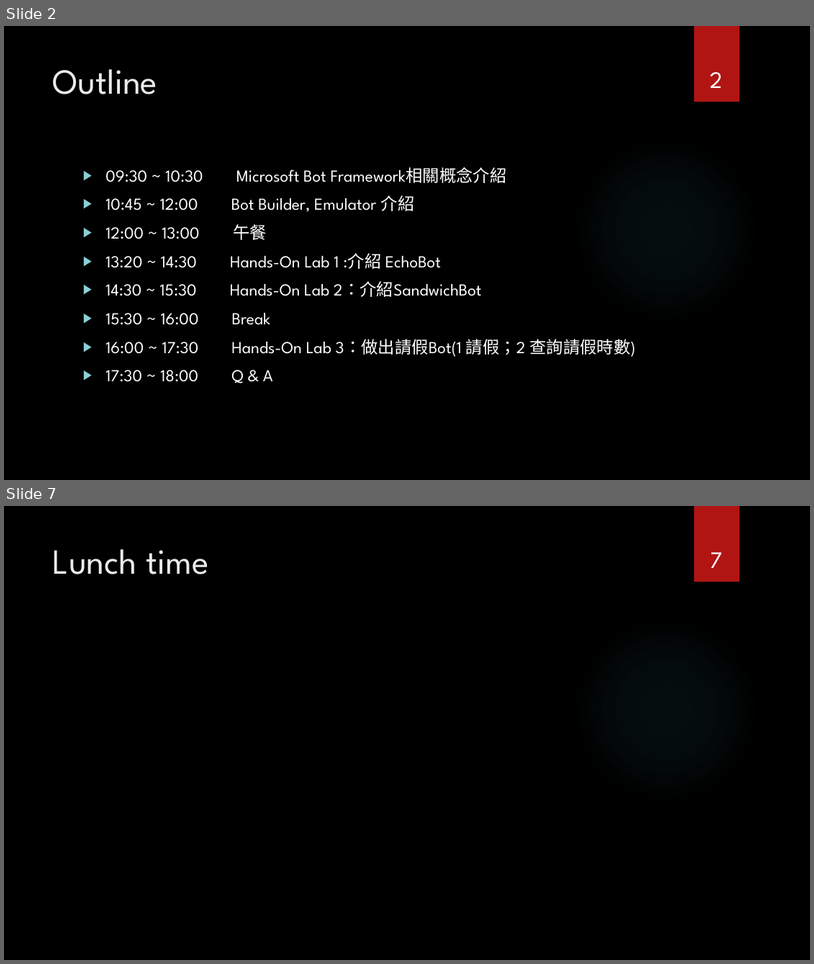
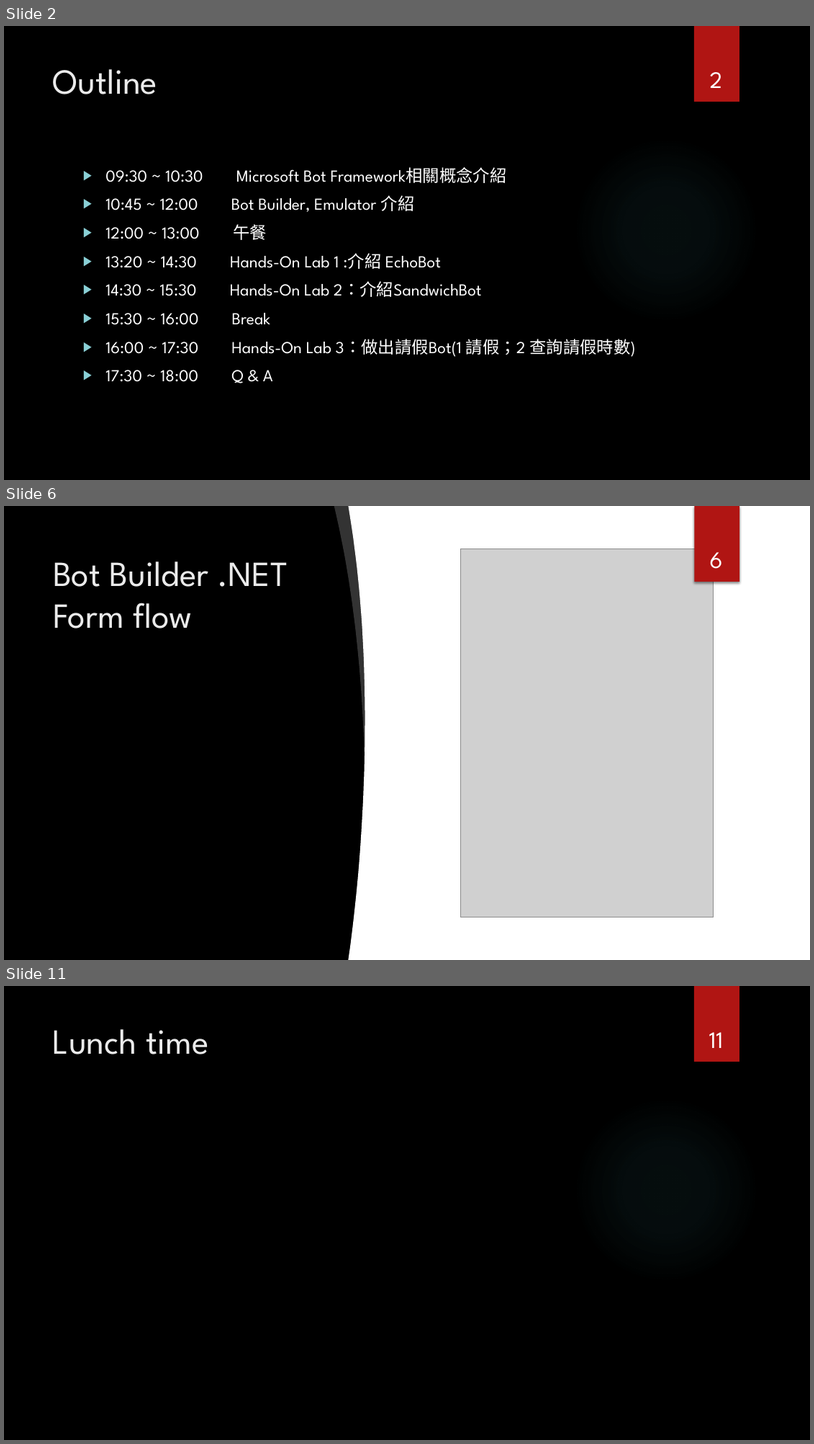
Before and after one commit to Johndgnzj/FCULab.GraphAndBot, a slide deck: Documents/Workshop-Day2_BotFramework.pptx. Shown one above the other, each under a label of ours: slides 2 and 7 before the commit, slides 2, 6 and 11 after it; the slides between them are not shown. The pictures are 814x964 and 814x1444 pixels, drawn with LibreOffice and Linux fonts; fonts in the diff are those of the drawing; grey boxes stand for pictures; background and template pictures are left out. Boxes give left, top, right and bottom in pixels: in the first picture for what was removed or moved away, otherwise in the second. Text is boxed around its words. In the diff, an @@ line names an element or a change of style, - is before the commit and + after.

```diff
--- a/Documents/Workshop-Day2_BotFramework.pptx
+++ b/Documents/Workshop-Day2_BotFramework.pptx
@@ slide 6 added at (4,506,810,960), background picture (left out); not listed: 1 template element that a slide beside it also shows @@
@@ freeform shape added at (334,506,371,752), fill #FFFFFF at 20% opacity @@
@@ freeform shape added at (348,506,437,960), fill #FFFFFF @@
@@ rectangle added at (407,506,810,960), fill #FFFFFF @@
@@ rectangle added at (695,506,741,582), fill #B01513 @@
@@ title added at (53,561,288,628), 42 pt, text #EBEBEB @@
+Bot Builder .NET Form flow
@@ picture added at (460,549,714,917) @@
@@ page number added at (710,552,723,569), 28 pt, text #FFFFFF @@
+6
@@ what was slide 7 is now slide 11 @@
@@ page number at (710,1032,724,1048): text changed @@
-7
+11
```
Also in this commit, not shown: 6 slides changed, 5 other slides added, 1 slide removed, 7 other files.
